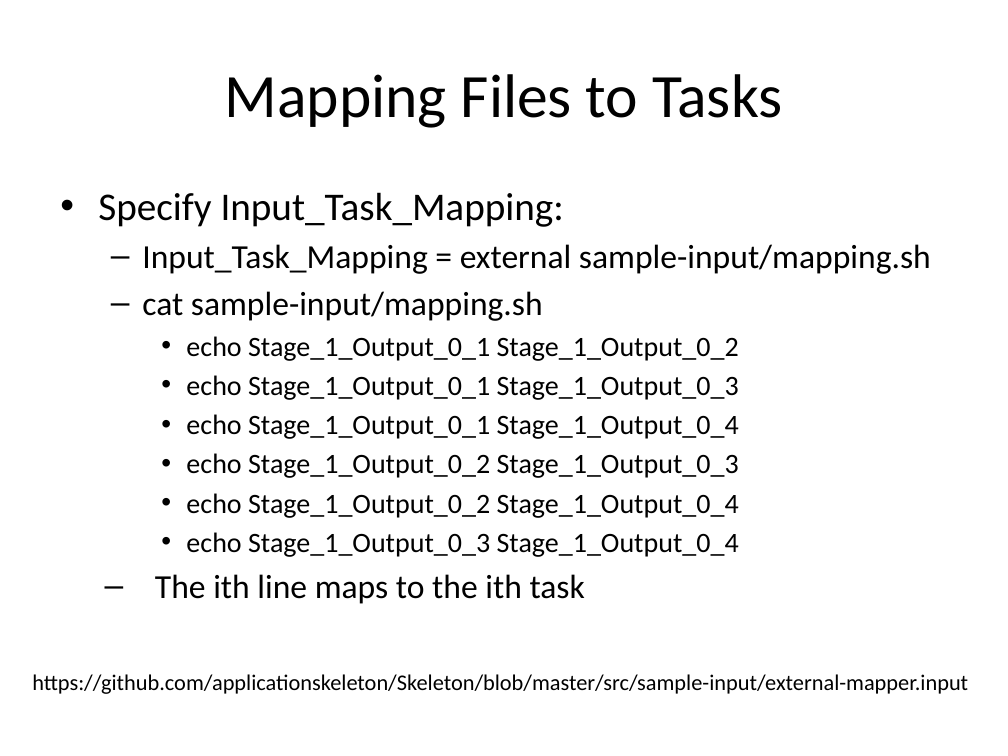
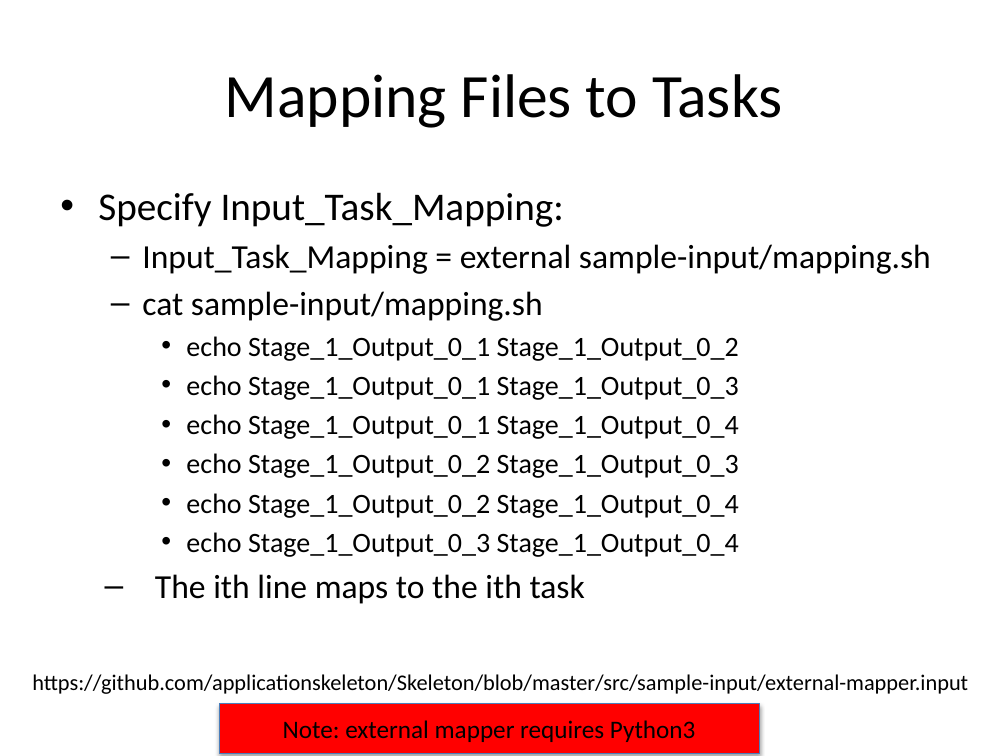
Before and after one commit to applicationskeleton/Skeleton, a slide deck: slide 18 of tutorial/skeleton-tutorial.pptx (slide 13 before the commit). Drawn at 1008x756 pixels with LibreOffice and Linux fonts; fonts in the diff are those of the drawing. Boxes give left, top, right and bottom in pixels: in the first picture for what was removed or moved away, otherwise in the second. Text is boxed around its words. In the diff, an @@ line names an element or a change of style, - is before the commit and + after.

```diff
--- a/tutorial/skeleton-tutorial.pptx
+++ b/tutorial/skeleton-tutorial.pptx
@@ rectangle added at [219, 704, 759, 753], fill #FF0000, outline #4B7EBC 0.75 pt, 18 pt, text #000000 @@
+Note: external mapper requires Python3
```
Also in this commit, not shown: 10 other slides changed, 5 slides added, 1 other file.
